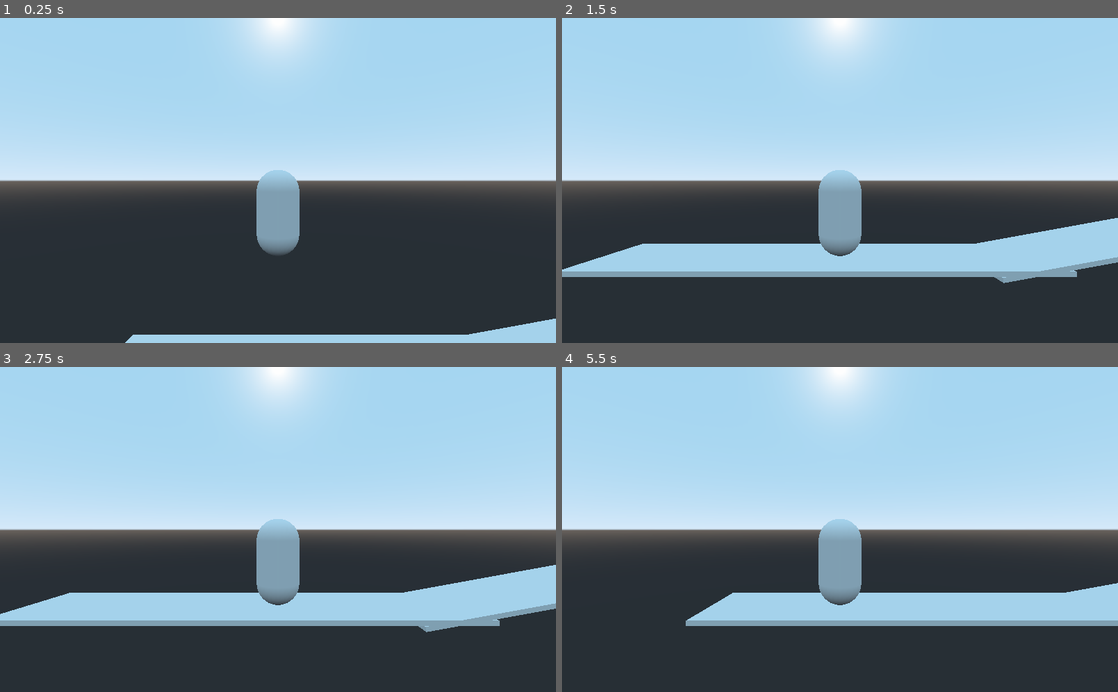
Above: before the commit, frames 1-4 (two rows, left to right).
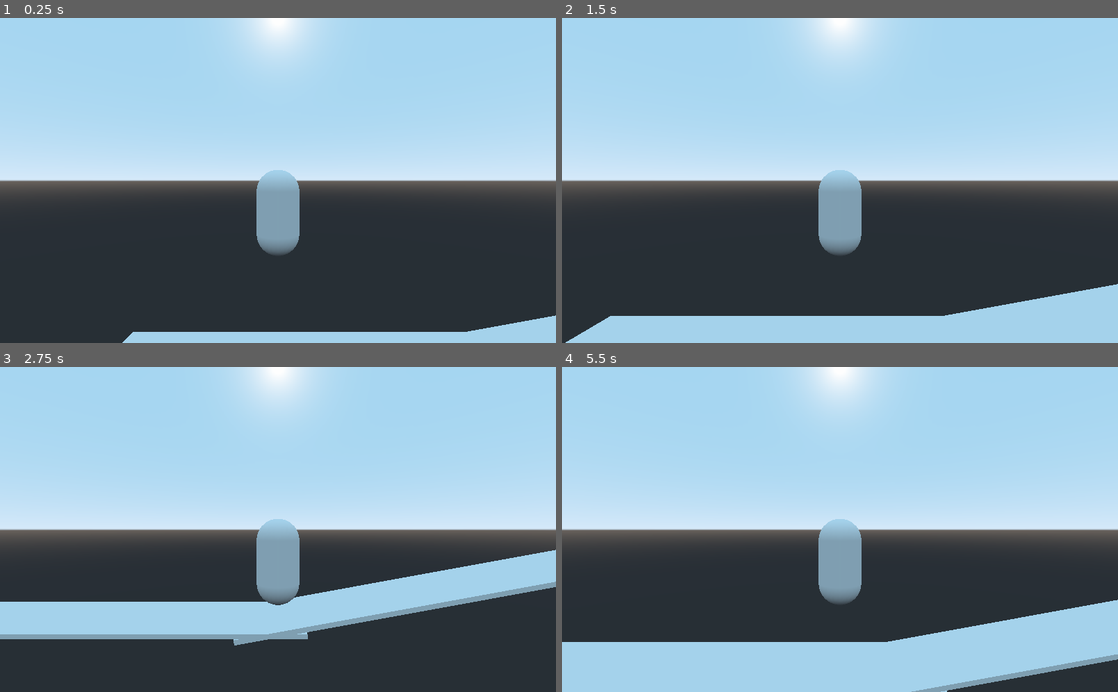
Above: after the commit, the same moments.

Repository: montablac/GGJ23
Game: Godot game, scene res://Test.tscn
Two runs of this game, one before a commit and one after it. Both use one fixed random seed, a clock stepped at 60 frames per second and the inputs below. The project has no main scene, so this scene is started directly.
Inputs:
- Up to frame 1 (0.25 s): no input
- Up to frame 2 (1.5 s): hold D 0.53-1.28 s; hold Space 0.53-1.28 s; hold A from 1.28 s (still down); tap Space at 1.35 s
- Up to frame 3 (2.75 s): tap Space at 1.52, 1.82 s; release A at 2.03 s; hold D from 2.03 s (still down); hold Space from 2.03 s (still down)
- Up to frame 4 (5.5 s): release Space at 2.78 s; tap Space at 2.85, 3.02, 3.32, 4.35, 4.52, 4.82 s; release D at 3.53 s; hold Space 3.53-4.28 s; hold A from 3.53 s (still down); hold Space from 5.03 s (still down)

The runs differ from the first frame. In frame 1, 0.7% of the frame differs, in the area x 22-100%, y 91-100%; in frame 2, 20%; in frame 3, 8.8%; in frame 4, 22%, in the area x 0-100%, y 66-100%.

Commit message:
Update character.gd

Diff:
--- a/character.gd
+++ b/character.gd
@@ -4,10 +4,11 @@
 # Declare member variables here. Examples:
 # var a = 2
 # var b = "text"
-var Speed = 5.0;
+var Speed = 5;
 var Force = Vector3(0.0,0.0,0.0);
 var JumpDirection = Vector3(0.0,0.0,0.0)
 var JumpAmount = 0
+var SavedDirection = 0
 var Jumping = false
 
 # Called when the node enters the scene tree for the first time.
@@ -15,29 +16,29 @@
 	pass # Replace with function body.
 
 func _physics_process(delta):
-	var Gravity = 5.0
+	var Gravity = 1.0
 
-	Force[1] = -Gravity
+	Force[1] -= Gravity
 	Force = self.move_and_slide(Force,Vector3(0.0,1.0,0.0),true);
+	print(Force)
 
 # Called every frame. 'delta' is the elapsed time since the previous frame.
 func _process(delta):
 
 	var Direction = 0;
-	var JumpPower = 100;
+	var JumpPower = 20;
 	var NotMoving = true
 	var Gravity = 5.0
 
 	Force = Vector3(0.0,Speed * -1.0,0.0);
 
 	if(self.is_on_floor()):
-		Force[0] = 0.0
 		Jumping = false
 
-	if(Input.is_key_pressed(KEY_D)):
+	if(Input.is_key_pressed(KEY_D) && !Jumping):
 		Direction += 1.0;
 
-	if(Input.is_key_pressed(KEY_A)):
+	if(Input.is_key_pressed(KEY_A) && !Jumping):
 		Direction += -1.0;
 
 	if(Input.is_key_pressed(KEY_SPACE)):
@@ -45,12 +46,12 @@
 			JumpDirection = self.get_floor_normal()
 			Jumping = true
 			JumpAmount = JumpPower
-
-
-	Force[0] = Direction * Speed
-
+			SavedDirection = Direction
 
 	if(Jumping):
+		Force[0] += SavedDirection * Speed
 		JumpAmount -= JumpPower * delta
-		if(JumpAmount <= JumpPower):
+		if(JumpAmount >= 0):
 			Force += JumpDirection * JumpAmount
+	else:
+		Force[0] += Direction * Speed
